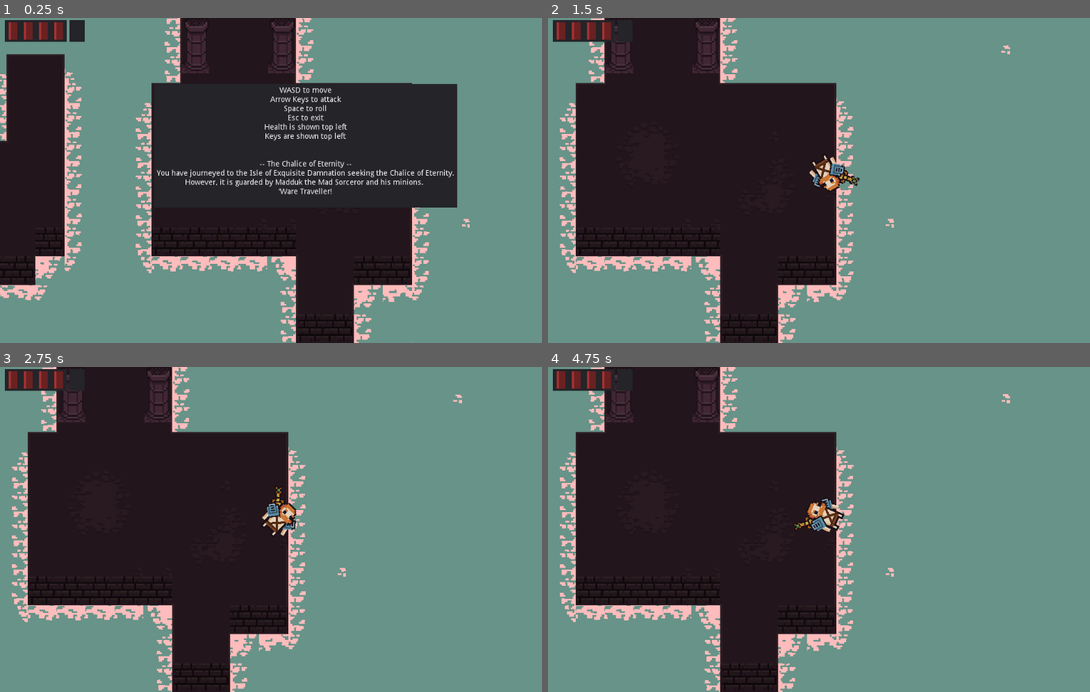
Above: before the commit, frames 1-4 (two rows, left to right).
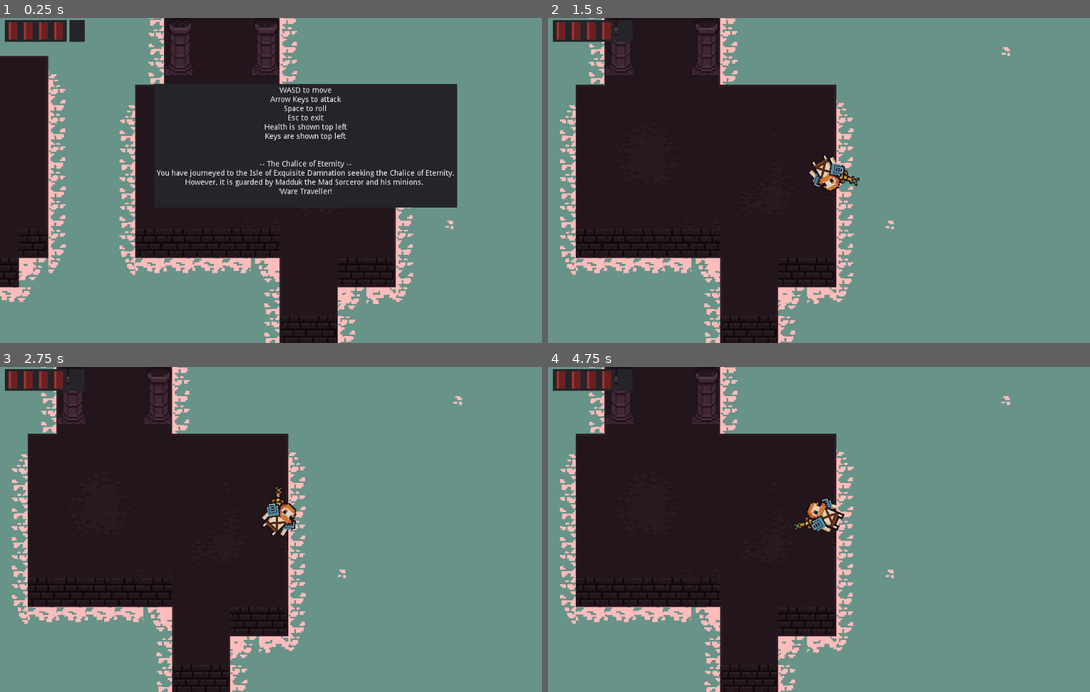
Above: after the commit, the same moments.

Repository: Miziziziz/IslandOfTheMadSorceror
Game: Godot game, scene res://walls/World.tscn
Same seed, same stepped clock (60 frames per second), same inputs: the game is played once before the commit and once after it.
Inputs:
- Up to frame 1 (0.25 s): no input
- Up to frame 2 (1.5 s): hold Right (attack_right) 0.53-1.28 s; tap Space (roll) at 0.6, 1.35 s; hold Down (attack_down) from 1.28 s (still down)
- Up to frame 3 (2.75 s): release Down (attack_down) at 2.03 s; hold Right (attack_right) from 2.03 s (still down); tap Space (roll) at 2.1 s
- Up to frame 4 (4.75 s): release Right (attack_right) at 2.78 s; hold Up (attack_up) 2.78-3.53 s; tap Space (roll) at 2.85, 3.6, 4.35 s; hold Left (attack_left) from 3.53 s (still down)

The runs differ from the first frame. In frame 1, 13% of the frame differs, in the area x 0-87%, y 0-100%; in frame 2, 3.9%; in frame 3, 3.9%; in frame 4, 4.0%.

Commit message:
tweaked some things

Diff:
--- a/characters/Ogre.gd
+++ b/characters/Ogre.gd
@@ -90,7 +90,7 @@
 	elif attack_timer > attack_time and attack_timer < attack_time + rest_time:
 		if anim_player.current_animation != "idle":
 			anim_player.play("idle")
-		if attack_timer > attack_time + rest_time - 0.5 and not growled_this_iter:
+		if attack_timer > attack_time + rest_time - 0.7 and not growled_this_iter:
 			growled_this_iter = true
 			attack_warn_player.play()
 		set_bludgeon_rest_pos()
--- a/items/DisplayMessageOnEnter.tscn
+++ b/items/DisplayMessageOnEnter.tscn
@@ -7,6 +7,7 @@
 
 [sub_resource type="Animation" id=2]
 resource_name = "fade_in"
+length = 3.0
 tracks/0/type = "value"
 tracks/0/path = NodePath(".:visible")
 tracks/0/interp = 1
@@ -26,7 +27,7 @@
 tracks/1/imported = false
 tracks/1/enabled = true
 tracks/1/keys = {
-"times": PoolRealArray( 0, 1 ),
+"times": PoolRealArray( 0, 3 ),
 "transitions": PoolRealArray( 1, 1 ),
 "update": 0,
 "values": [ Color( 0, 0, 0, 0 ), Color( 0, 0, 0, 1 ) ]
--- a/player/Player.tscn
+++ b/player/Player.tscn
@@ -981,7 +981,6 @@
 max_hp = 4
 
 [node name="PlayerUI" type="CanvasLayer" parent="."]
-editor/display_folded = true
 
 [node name="Panel" type="Panel" parent="PlayerUI"]
 margin_left = 9.0
--- a/walls/World.tscn
+++ b/walls/World.tscn
@@ -242,10 +242,25 @@
 [node name="YSort" type="YSort" parent="."]
 
 [node name="Player" parent="YSort" instance=ExtResource( 5 )]
-position = Vector2( 630, 374 )
+position = Vector2( 638.952, 373 )
 
 [node name="Zombie" parent="YSort" instance=ExtResource( 6 )]
 position = Vector2( 622, 162.594 )
+
+[node name="Zombie24" parent="YSort" instance=ExtResource( 6 )]
+position = Vector2( 863, -310 )
+
+[node name="Zombie25" parent="YSort" instance=ExtResource( 6 )]
+position = Vector2( 925, -307 )
+
+[node name="Zombie26" parent="YSort" instance=ExtResource( 6 )]
+position = Vector2( 934, -297 )
+
+[node name="Zombie27" parent="YSort" instance=ExtResource( 6 )]
+position = Vector2( 859, -291 )
+
+[node name="Zombie28" parent="YSort" instance=ExtResource( 6 )]
+position = Vector2( 842, -308 )
 
 [node name="Zombie8" parent="YSort" instance=ExtResource( 6 )]
 position = Vector2( 1166, -520 )
Not shown, added: export_presets.cfg
Not shown, added: exports/linux/chalice_of_eternity.pck
Not shown, added: exports/linux/chalice_of_eternity.x86_64
Not shown, added: exports/linux/chalice_of_eternity_linux.zip
Not shown, added: exports/mac/chalice_of_eternity_mac.zip
Not shown, added: exports/windows/chalice_of_eternity.exe
Not shown, added: exports/windows/chalice_of_eternity.pck
Not shown, added: exports/windows/chalice_of_eternity_windows.zip
